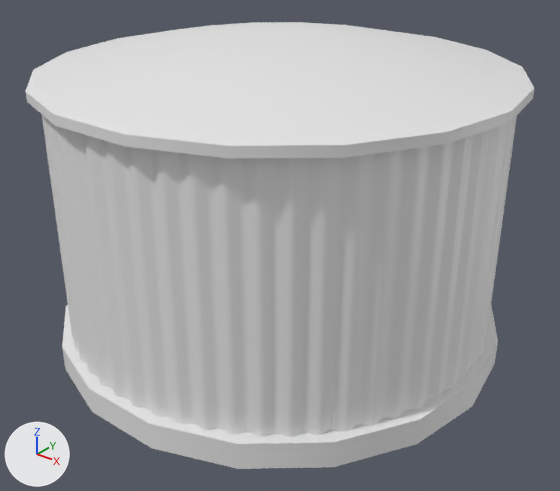
One commit to the FBX model Assets/Meshes/Enviroment/Hill_Zone/buildings/tank01.FBX: the scene before it, then after it.
Rendered twice from a 50 mm lens placed at (28.8, -35.9, 28.4), pointed at (1.0, -1.2, 6.9). Every picture has the same lights, and +X, +Y and +Z are marked at lower left. Where no turn or scale is listed for an object, it has been applied to the vertices.
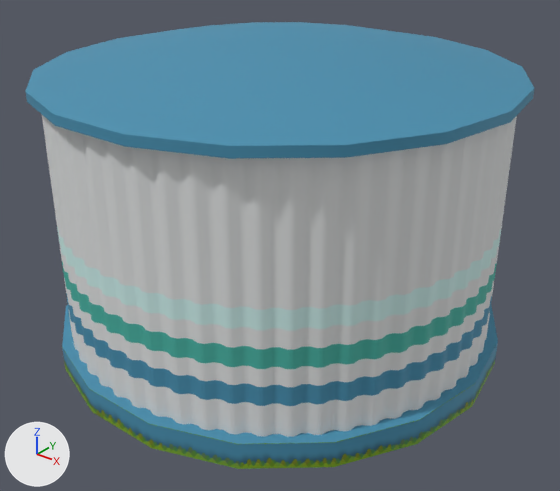
Where the newer file only moved an object's origin or applied its transform, the numbers keep the older frame.

What differs and where, as boxes (x1, y1, x2, y2) in the pictures (560 x 491 px):
'Object007', recoloured, surface changed
    both: (42, 115, 517, 437)
'Cylinder007', recoloured (white to blue)
    both: (25, 22, 534, 159)
'Cylinder008', recoloured (grey to blue)
    both: (62, 304, 498, 469)

The change, as a list of edits to the scene's bpy script:
```text
Add img_watertank2_texture_02_png:
    img_watertank2_texture_02_png = load_image('watertank2_texture-02.png', 'Materials/watertank2_texture-02.png', 1025, 1025, 'sRGB')
Add img_watertank1_texture_01_png:
    img_watertank1_texture_01_png = load_image('watertank1_texture-01.png', 'Materials/watertank1_texture-01.png', 1024, 1024, 'sRGB')
Add img_watertank3_texture_03_png:
    img_watertank3_texture_03_png = load_image('watertank3_texture-03.png', 'Materials/watertank3_texture-03.png', 1025, 1025, 'sRGB')
Add mat_material_002:
    mat_material_002 = principled_material('Material.002')
    mat_material_002.texture = img_watertank2_texture_02_png
    mat_material_002.roughness = 0.69
Add mat_material_001:
    mat_material_001 = principled_material('Material.001')
    mat_material_001.texture = img_watertank1_texture_01_png
    mat_material_001.roughness = 0.69
Add mat_material_003:
    mat_material_003 = principled_material('Material.003')
    mat_material_003.texture = img_watertank3_texture_03_png
    mat_material_003.roughness = 0.69
Change me_mesh:
    where me_mesh.from_pydata(...)  # 456 vertices, 228 faces; spans x -13.8..13.8, y -13.8..13.8, z 0.0..16.0
    used by ob_object007; location = (0.0, 0.0, 1.4)
    me_mesh part 1: texture (UV) coordinates of 228 of 228 faces, centred in x -13.8..13.8, y -13.8..13.8, z 8.0, changed; they spanned u 0.07..0.27, v 0.0..0.5 and now span u 0.0..1.0, v -0.03..0.59
    add me_mesh.materials.append(mat_material_002)  # picture img_watertank2_texture_02_png
Change me_mesh_001:
    where me_mesh_001.from_pydata(...)  # 55 vertices, 106 faces; spans x -14.5..14.5, y -14.3..14.3, z 0.0..3.0
    add me_mesh_001.materials.append(mat_material_003)  # picture img_watertank3_texture_03_png
Change me_mesh_002:
    where me_mesh_002.from_pydata(...)  # 36 vertices, 52 faces; spans x -14.5..14.5, y -14.3..14.3, z 0.0..1.7
    add me_mesh_002.materials.append(mat_material_001)  # picture img_watertank1_texture_01_png
```
